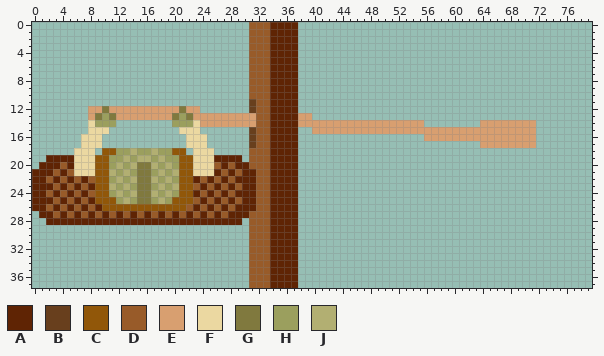
Sprite sheet -- Art/Tasks/Rowing/Active/CrewRowingI.png. Above, as it was before the edit.
The file is 160x76 pixels, drawn in blocks of 2x2; one block is one cell here. Colours within 5 levels of each other are drawn and written as one.
Palette (. is transparent): A #5f2404  B #683f1d  C #915709  D #985b29  E #d89f70  F #ebd8a1  G #80793e  H #9b9f5e  J #b2af72
Pixels before (only the part around the change), first column x 0:
 0 ...............................DDDAAA
 1 ...............................DDDAAA
 2 ...............................DDDAAA
 3 ...............................DDDAAA
 4 ...............................DDDAAA
 5 ...............................DDDAAA
 6 ...............................DDDAAA
 7 ...............................DDDAAA
 8 ...............................DDDAAA
 9 ...............................DDDAAA
10 ...............................DDDAAA
11 ...............................BDDAAA
12 ........EEGEEEEEEEEEEGEE.......BDDAAA
13 ........EGHGEEEEEEEEGHGEEEEEEEEEDDAAA
14 ........FHHH........HHHFEEEEEEEEDDAAA
15 ........FFF..........FFF.......BDDAAA
16 .......FFF............FFF......BDDAAA
17 .......FFF............FFF......BDDAAA
18 ......FFF.CCHHJHHJHHCC.FFF.....DDDAAA
19 ..AAAAFFFCCHHJHJJHJHHCCFFFAAAA.DDDAAA
20 .AAADAFFFCCHJHJGGJHJHCCFFFDADAADDDAAA
21 AAADADFFFCCJHJHGGHJHJCCFFFADADAADDAAA
22 AADADADADCCHJHJGGJHJHCCADADADAAADDAAA
23 AAADADADACCJHJHGGHJHJCCDADADADAADDAAA
24 AADADADADCCHJHJGGJHJHCCADADADAAADDAAA
25 AAADADADACCCHJHGGHJHCCCDADADADAADDAAA
26 AADADADADACCCCCCCCCCCCDADADADAAADDAAA
27 .AADADADADADADADADADADADADADAAADDDAAA
28 ..AAAAAAAAAAAAAAAAAAAAAAAAAAAA.DDDAAA
29 ...............................DDDAAA
30 ...............................DDDAAA
31 ...............................DDDAAA
32 ...............................DDDAAA
And afterwards:
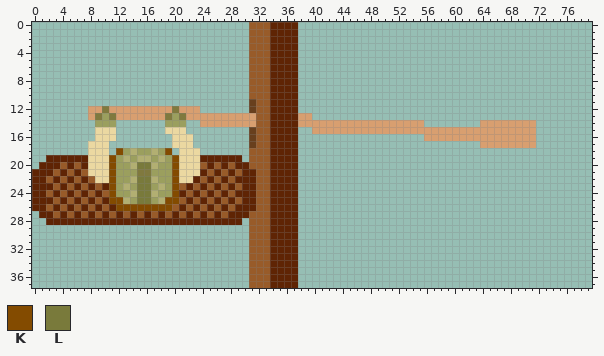
Colours new in this view: K #834b00  L #797a3b
From the commit log: Update rowing task to scale
Difference:
The edit turns colour C into colour A in row 23 at x 10 and 22; in row 24 at x 9 and 21; in row 25 at x 10 and 22; in row 26 at x 11 and 21.
The edit turns colour F into colour A in row 19 at x 6 to 7 and 24 to 25; in row 20 at x 7 and 25; in row 21 at x 6 and 24.
The edit turns colour C into colour D in row 23 at x 9 and 21; in row 24 at x 10 and 22; in row 25 at x 9 and 21; in row 26 at x 10 and 20.
The edit turns colour F into colour D in row 20 at x 6 and 24; in row 21 at x 7 and 25.
The edit turns colour G into colour E in row 12 at x 21; in row 13 at x 22.
There is now colour F in row 15 at x 11 and 19 to 20; in row 16 at x 10 to 11 and 20 to 21; in row 17 at x 10 and 20 to 21; in row 18 at x 9 and 22.
The edit turns colour C into colour F in row 18 at x 10 and 21; in rows 19 to 22 at x 9 to 10 and 21 to 22.
The edit turns colour E into colour G in row 12 at x 20; in row 13 at x 19.
The edit turns colour H into colour G in row 13 at x 21.
There is now colour H in row 14 at x 19.
The edit turns colour G into colour H in row 13 at x 20.
The edit turns colour J into colour H in row 20 at x 12 and 19; in row 21 at x 13 and 18; in row 22 at x 12 and 19; in row 24 at x 12 and 19.
The edit turns colour C into colour K in row 25 at x 11 and 20; in row 26 at x 12 to 19.
The edit turns colour H into colour K in row 18 at x 12 and 19; in rows 19 to 20 at x 11 and 20; in row 22 at x 11 and 20; in row 24 at x 11 and 20; in row 25 at x 12 and 19.
The edit turns colour J into colour K in row 21 at x 11 and 20; in row 23 at x 11 and 20.
The edit turns colour G into colour L in row 20 at x 15 to 16; in rows 22 to 25 at x 15 to 16.
Colour C is gone in row 18 at x 11 and 20.
Colour F is gone in row 14 at x 8 and 23; in row 15 at x 8 and 22 to 23; in row 16 at x 7 to 8 and 23 to 24; in row 17 at x 7 and 23 to 24; in row 18 at x 6 to 7 and 24 to 25.
Colour H is gone in row 14 at x 22.
Changed places in both pictures, as pixel boxes (x1, y1, x2, y2):
changed: (74, 106, 214, 211)
